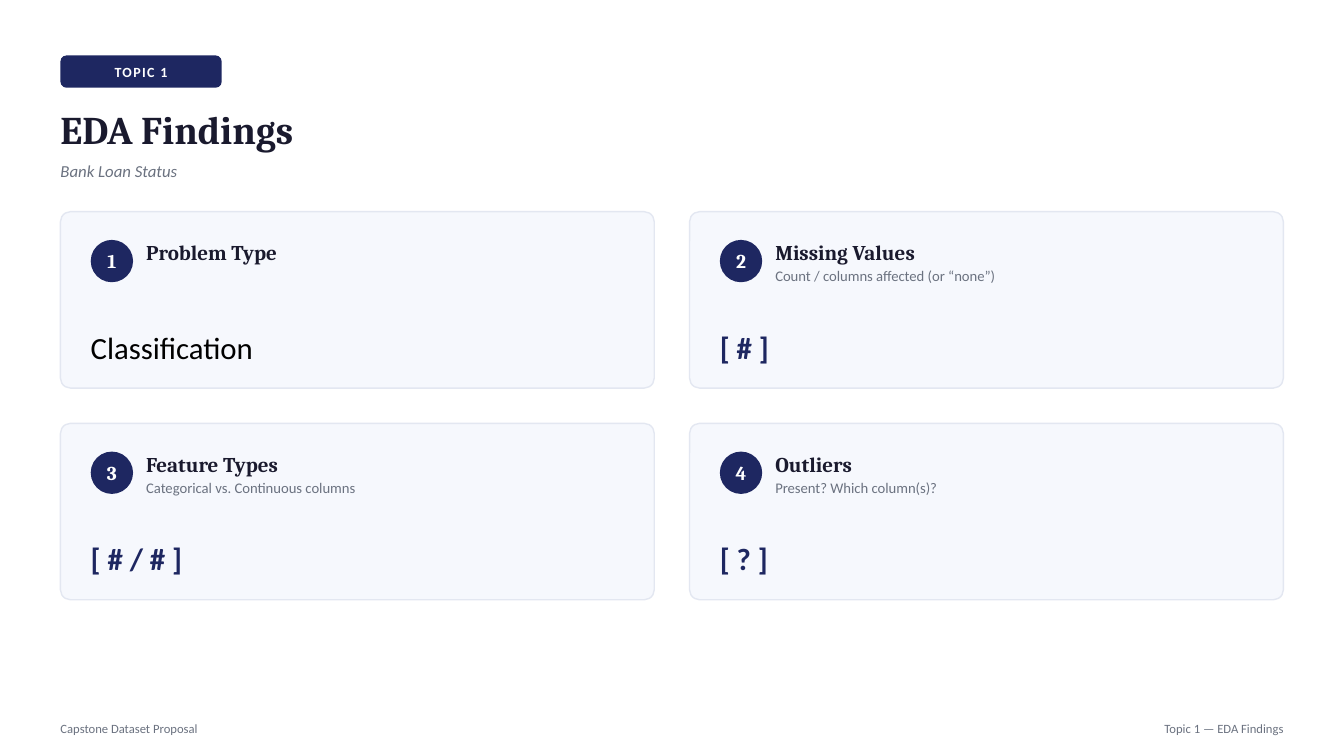
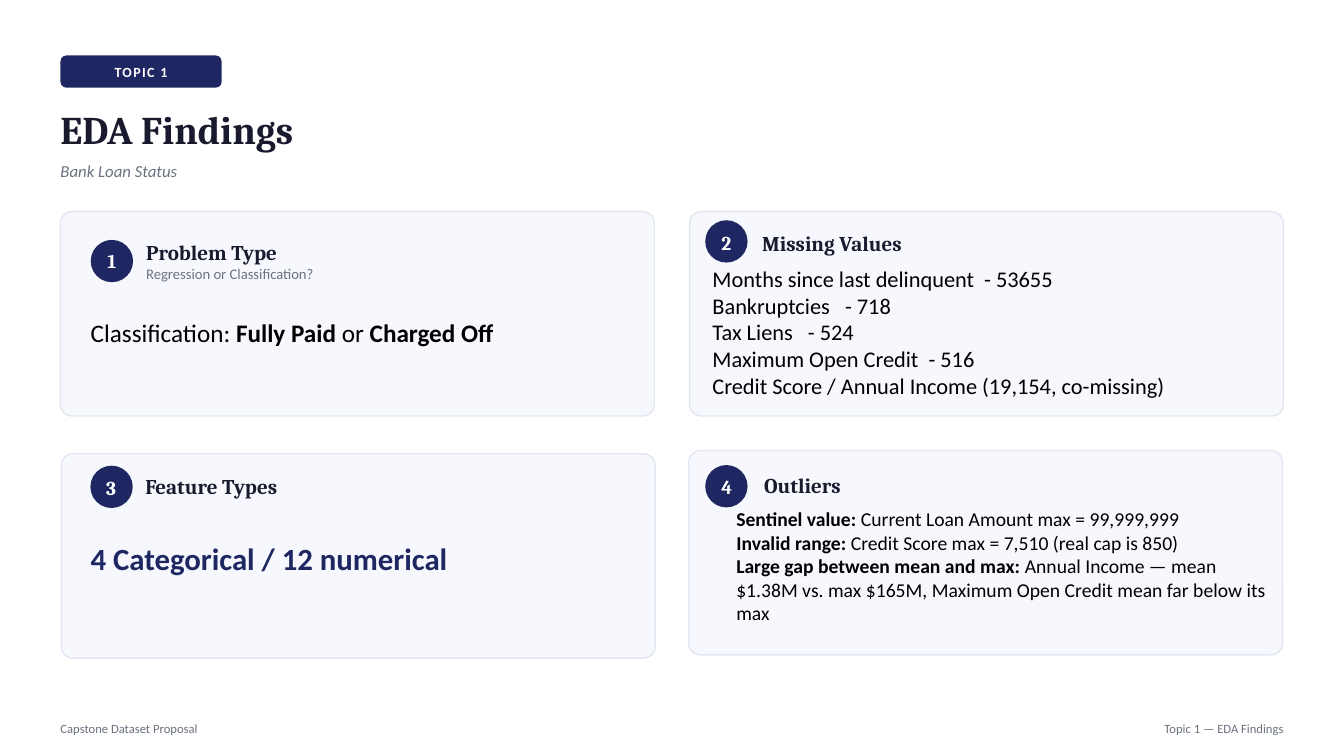
Before and after one commit to sayedali777/labs_projects, a slide deck: slide 3 of projects/Capstone Project/1. Lightning Talk #1/Presentation.pptx. Drawn at 1344x756 pixels with LibreOffice and Linux fonts; fonts in the diff are those of the drawing. Boxes give left, top, right and bottom in pixels: in the first picture for what was removed or moved away, otherwise in the second. Text is boxed around its words. In the diff, an @@ line names an element or a change of style, - is before the commit and + after.

```diff
--- a/projects/Capstone Project/1. Lightning Talk #1/Presentation.pptx
+++ b/projects/Capstone Project/1. Lightning Talk #1/Presentation.pptx
@@ rounded rectangle: place and size @@
-rounded rectangle at box(60, 212, 654, 388)
+rounded rectangle at box(60, 212, 654, 416)
@@ rounded rectangle: place and size @@
-rounded rectangle at box(690, 212, 1284, 388)
+rounded rectangle at box(690, 212, 1284, 416)
@@ text "2": place and size @@
-text "2" at box(736, 254, 746, 268)
+text "2" at box(721, 236, 731, 250)
@@ rounded rectangle: place and size @@
-rounded rectangle at box(720, 240, 762, 282)
+rounded rectangle at box(706, 221, 748, 263)
@@ text "Missing Values": place and size @@
-text "Missing Values" at box(775, 245, 915, 265)
+text "Missing Values" at box(762, 236, 901, 256)
@@ text added at box(146, 269, 314, 282), 10.5 pt, text #6B7280 @@
+Regression or Classification?
@@ text added at box(712, 271, 1164, 398), 16 pt, text #000000 @@
+Months since last delinquent - 53655
+Bankruptcies - 718
+Tax Liens - 524
+Maximum Open Credit - 516
+Credit Score / Annual Income (19,154, co-missing)
@@ text removed at box(775, 270, 995, 283) @@
-Count / columns affected (or “none”)
@@ text at box(91, 324, 493, 347): text changed; size 22 to 18 pt; bold on @@
-Classification
+Classification: Fully Paid or Charged Off
@@ text removed at box(720, 326, 1253, 368) @@
-[ # ]
@@ rounded rectangle: place and size @@
-rounded rectangle at box(60, 423, 654, 600)
+rounded rectangle at box(62, 454, 655, 658)
@@ text "3": place and size @@
-text "3" at box(107, 466, 117, 480)
+text "3" at box(106, 481, 116, 495)
@@ rounded rectangle: place and size @@
-rounded rectangle at box(91, 452, 133, 494)
+rounded rectangle at box(91, 466, 133, 508)
@@ text "Feature Types": place and size @@
-text "Feature Types" at box(146, 458, 278, 477)
+text "Feature Types" at box(145, 480, 277, 499)
@@ rounded rectangle: place and size @@
-rounded rectangle at box(690, 423, 1284, 600)
+rounded rectangle at box(689, 451, 1282, 655)
@@ text "4": place and size @@
-text "4" at box(736, 466, 747, 480)
+text "4" at box(721, 480, 732, 494)
@@ rounded rectangle: place and size @@
-rounded rectangle at box(720, 452, 762, 494)
+rounded rectangle at box(706, 465, 748, 507)
@@ text "Outliers": place and size @@
-text "Outliers" at box(775, 457, 852, 472)
+text "Outliers" at box(764, 478, 841, 493)
@@ text removed at box(146, 483, 355, 496) @@
-Categorical vs. Continuous columns
@@ text removed at box(775, 482, 937, 495) @@
-Present? Which column(s)?
@@ text removed at box(720, 537, 1253, 580) @@
-[ ? ]
@@ text added at box(736, 512, 1266, 620), 14 pt, text #000000 @@
+Sentinel value: Current Loan Amount max = 99,999,999
+Invalid range: Credit Score max = 7,510 (real cap is 850)
+Large gap between mean and max: Annual Income — mean $1.38M vs. max $165M, Maximum Open Credit mean far below its max
@@ text at box(91, 548, 447, 576): text changed @@
-[ # / # ]
+4 Categorical / 12 numerical
```
Also in this commit, not shown: 4 other slides changed, 1 slide added, 3 other files.
